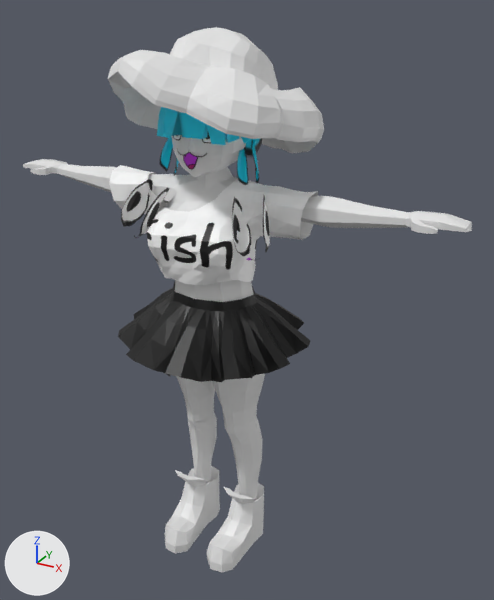
The OBJ model Models/slime_girl/slime_girl_complete_edition.obj: old version first, new version second.
Camera for both pictures: a 50 mm lens placed at (1.64, -2.65, 2.81), pointed at (0.12, 0.11, 1.43). Arrows for +X, +Y and +Z are at lower left; the lights stay in place. Where no turn or scale is listed for an object, it has been applied to the vertices.

The first picture shows 'Body', 'Head', 'Shirt', 'face', 'hair', 'hair_ears', 'hat', 'shoes', 'skirt_sharp'.
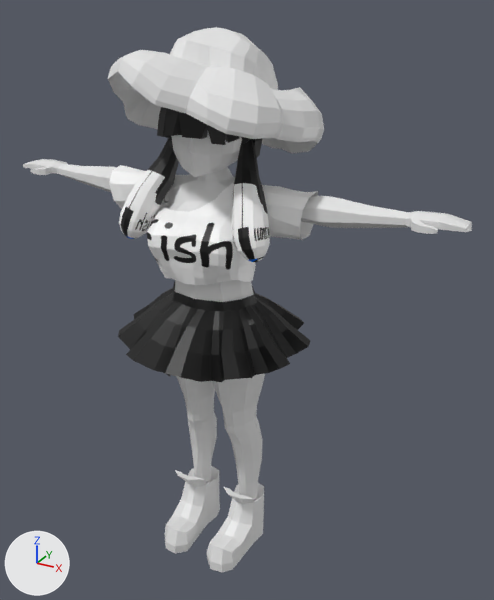
Boxes [x1, y1, x2, y2] around the edits, measured in the pictures (494 x 600 px):
'hair_ears', recoloured, shading changed: [119, 137, 270, 262] in both
'hair', recoloured, shading changed (cyan to black): [157, 107, 262, 157] in both
'face', deleted: before [173, 133, 211, 170]
part 1 of me_body, shading changed: [23, 159, 472, 500] in both
part 2 of me_hair, shading changed: [157, 107, 262, 152] in both
part 3 of me_hair_ears, shading changed: before [121, 138, 270, 260]; after [119, 137, 270, 262]
part 4 of me_hat, shading changed: [108, 27, 324, 153] in both
part 5 of me_head, shading changed: [171, 135, 242, 177] in both
part 6 of me_shirt, shading changed: [109, 165, 318, 285] in both
part 7 of me_skirt_sharp, shading changed: [118, 282, 310, 382] in both

The edits, one by one:
me_body has 611 vertices, 664 faces and spans x -1.17..1.17, y -0.26..0.21, z 0.18..2.13.
me_body is used by ob_body; location (0.0, 0.0, 0.0).
me_body part 1: edges marked sharp go from 0 to 1218.
me_hair has 160 vertices, 159 faces and spans x -0.241..0.239, y -0.243..0.229, z 2.153..2.521.
me_hair is used by ob_hair; location (0.0, 0.0, 0.0).
me_hair no longer uses material mat_material_004.
me_hair part 2: edges marked sharp go from 0 to 314.
me_hair now uses material mat_material_003 (picture img_clothes_texture_png).
me_hair_ears has 242 vertices, 242 faces and spans x -0.385..0.385, y -0.273..0.05, z 1.77..2.361.
me_hair_ears is used by ob_hair_ears; location (0.0, 0.0, 0.0).
me_hair_ears no longer uses material mat_material_004.
me_hair_ears part 3: edges marked sharp go from 0 to 476.
me_hair_ears now uses material mat_material_003 (picture img_clothes_texture_png).
me_hat has 560 vertices, 506 faces and spans x -0.468..0.467, y -0.443..0.486, z 2.127..2.699.
me_hat is used by ob_hat; location (0.0, 0.0, 0.0).
me_hat part 4: edges marked sharp go from 0 to 1047.
me_head has 117 vertices, 121 faces and spans x -0.174..0.174, y -0.199..0.195, z 2.084..2.504.
me_head is used by ob_head; location (0.0, 0.0, 0.0).
me_head part 5: edges marked sharp go from 0 to 235.
me_shirt has 341 vertices, 309 faces and spans x -0.555..0.518, y -0.294..0.15, z 1.556..2.062.
me_shirt is used by ob_shirt; location (0.0, 0.0, 0.0).
me_shirt part 6: edges marked sharp go from 0 to 577.
me_skirt_sharp has 275 vertices, 275 faces and spans x -0.488..0.48, y -0.484..0.443, z 1.204..1.521.
me_skirt_sharp is used by ob_skirt_sharp; location (0.0, 0.0, 0.0).
me_skirt_sharp part 7: edges marked sharp go from 0 to 437.
Object 'face' (ob_face) is deleted.
